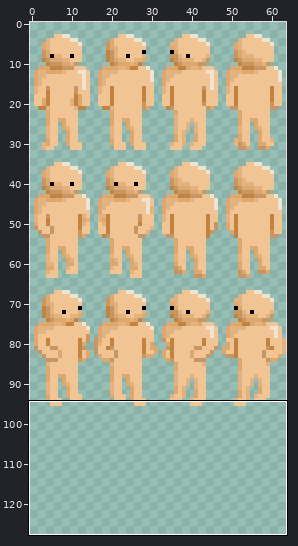
Edited in one commit: sprite sheet (Assets/Resources/Sprites/human_base.png). Above: a wide view before the commit, with the close-up outlined.
Close-up. Old version:
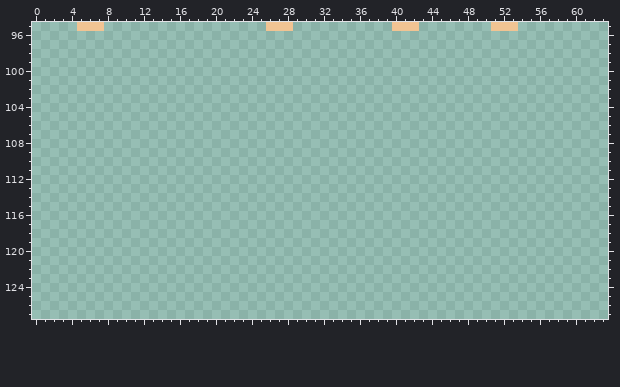
The file is 64x128 pixels. Pixels under 10% opacity are left out. Shown: x 0..63, y 95..127.
Now the later version:
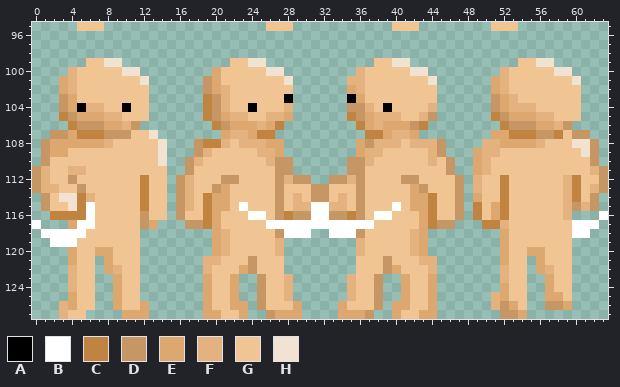
Palette (. is transparent): A #000000  B #ffffff  C #c18340  D #c69764  E #dda86f  F #e3b27e  G #f1c493  H #f1e2d1
Diff:
Changed rows in their new state; - is an unchanged pixel.
first column x 0:
 99 ------GGHH------------GGHH------------GGHH------------GGHH------
100 ----FGGGGGHH--------EGGGGGHH--------FGGGGGHH--------FGGGGGHH----
101 ---EFGGGGGGGH------DEGGGGGGGH------FFGGGGGGGH------EFGGGGGGGH---
102 ---EFGGGGGGGG------DEFGGGGGGG------EFGGGGGGGG------EFGGGGGGGG---
103 ---DEGGGGGGGG------CDFGGGGGGA------AEGGGGGGGG------DEFGGGGGGG---
104 ---DEAFFGGAGG------CDFGGAGGGF------DDFGAGGGGF------DEFFFGGGGG---
105 ---CDEEEFFGGG------CDEFFGGFFE------CDEFFFGGFD------CDEEEFFGGG---
106 ----CDDDEEFD--------CDEEEFEC--------CEFEEEDC--------CDDDEEFD----
107 --DDECCCDDDGGH-------EFFECC----------CCEFFE--------EECCCDDCGDD--
108 -DEEEEEEFGGGGGH---DCCFGFFFEE--------EDFFFGFFFD----FFEEEEFGGGHHD-
109 -DEEGGGGGGGGGGH---DFGGGGGFFE--------EFFGGGGGFD---EFFGGGGGGGGGHD-
110 -DGGGGGGGGGGGGH--DFGGGGGGGFDD------DDFGGGGGGFGD--EFGGGGGGGGGGGD-
111 DFGGFFGGGGGGGGG--DGGGGGGGGGDD------DDGGGGGGGGGD--EFGGGGGGGGGGGFD
112 DFGGDGGGGGGGCGG-DFGGGDDGGGGDFDD--DDFDGGGGDDGGGGD-FGGCGGGGGGFCGGD
113 DFFGGDGGGGGGCGG-DFGGDEGGGGGDGGGDDGGGDGGGGGEDGGGD-FGGCGGGGGGFCGFD
114 -DGHHCFGGGGGCGG-DFGCEEGGGGGDGFGDDGFGDGGGGGEECGGD-EGGCGGGGGGFCGD-
115 -DGGHCBGGGGGCGG-DFGCEEGBGGGDGFFBBFFGDGGGBGEECGGD-CGECGGGGGGFDFD-
116 --CCCCBGGGGGDGG-DGGCEGGGBBGDCDDBBDDCDGBBGGGECGGD-CGECGGGGGGF---B
117 B---EBBGGGGGDE---DDCEGGGGGBBBBBBBBBBBBGGGGGECDD---CCFGGGGGGGBBB-
118 -BBBBBGGGGGG--------EFGGGGGDBBB--BBBDGGGGGFE--------EGGGGGGGBB--
119 --BBBGGGGGGG--------EFGGGGGF--------FGGGGGFE--------EGGGGGGG----
120 ----EGGEEGGG--------EFGGGGGF--------FGGGGGFE--------EGGEEGGG----
121 ----EGG-EGGG-------FFGGGDGGG--------GGGDGGGFF-------EGG-EGGG----
122 ----FGG-EFGG-------FGGGEDGGG--------GGGDEGGGF-------FGG-EFGG----
123 ----FGG--EGG-------EGGE--DGGF------FGGD--EGGE-------FGG--EGG----
124 ----FGG--EGG-------EGGE--DGGF------FGGD--EGGE-------EGG--EGG----
125 ----EGG--EGG-------EGGE--DGGF------FGGD--EGGE------FEGG--EEG----
126 ---FEGG--EGGE------EGGEE-DGGGE----EGGGD-EEGGE------FDEG--DDE----
127 ---FGG----EEE------EEGGE--DEEE----EEED--EGGEE-------DDE---------
Pixel boxes of the changes (left, top, right, bottom) in both close-ups:
added: (32, 58, 608, 319)
